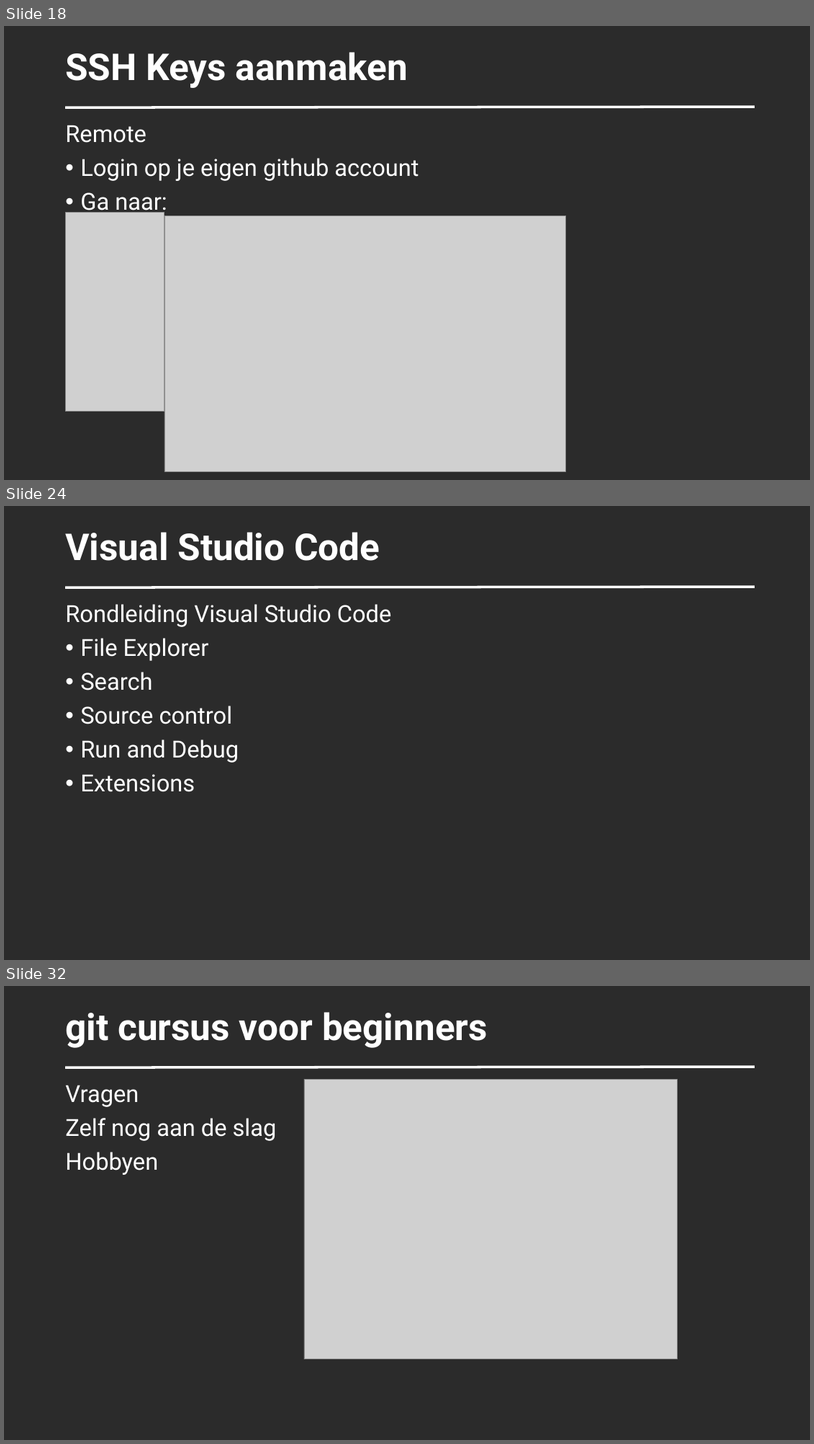
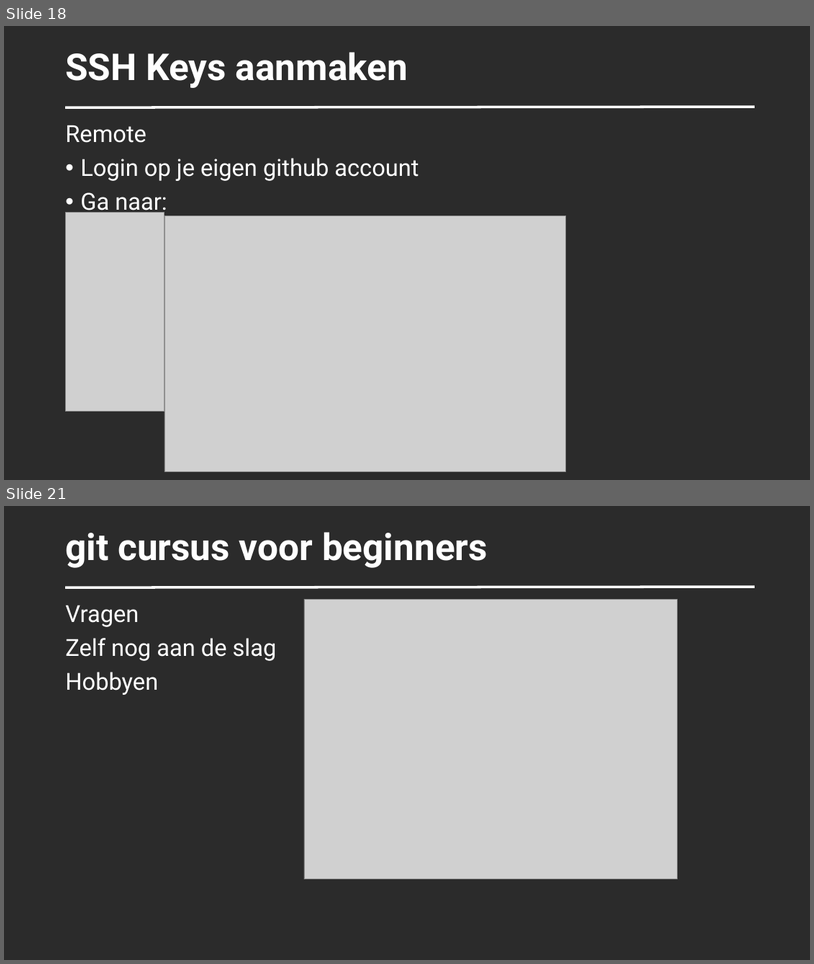
Before and after one commit to SUPERPNL/GIT-Cursus-SxBlue-2026, a slide deck: docs/20261101_gitcursus_SxBlue.pptx. Shown one above the other, each under a label of ours: slides 18, 24 and 32 before the commit, slides 18 and 21 after it; the slides between them are not shown. The pictures are 814x1444 and 814x964 pixels, drawn with LibreOffice and Linux fonts; fonts in the diff are those of the drawing; grey boxes stand for pictures; background and template pictures are left out; a plain dark background stands for a picture behind light text. Boxes give left, top, right and bottom in pixels: in the first picture for what was removed or moved away, otherwise in the second. Text is boxed around its words. In the diff, an @@ line names an element or a change of style, - is before the commit and + after.

```diff
--- a/docs/20261101_gitcursus_SxBlue.pptx
+++ b/docs/20261101_gitcursus_SxBlue.pptx
@@ slide 24 removed at bbox=[4, 506, 810, 960], background picture (left out) @@
@@ title removed at bbox=[65, 532, 380, 561] @@
-Visual Studio Code
@@ line removed from (65, 587) to (756, 587) @@
@@ text removed at bbox=[65, 604, 392, 792] @@
-Rondleiding Visual Studio Code
-• File Explorer
-• Search
-• Source control
-• Run and Debug
-• Extensions
@@ what was slide 32 is now slide 21 @@
```
Also in this commit, not shown: 7 slides changed, 10 other slides removed, 1 other file.
